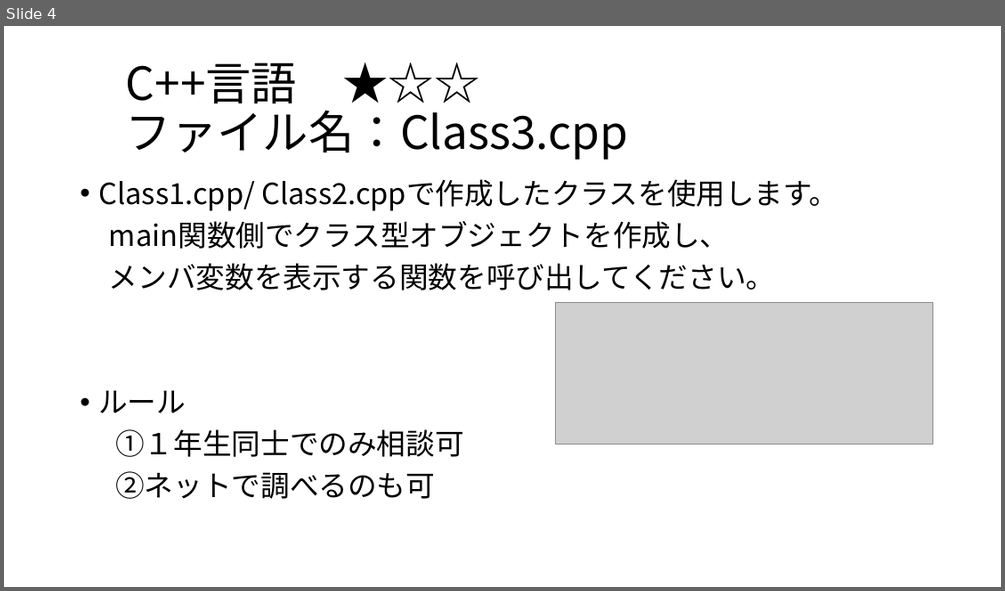
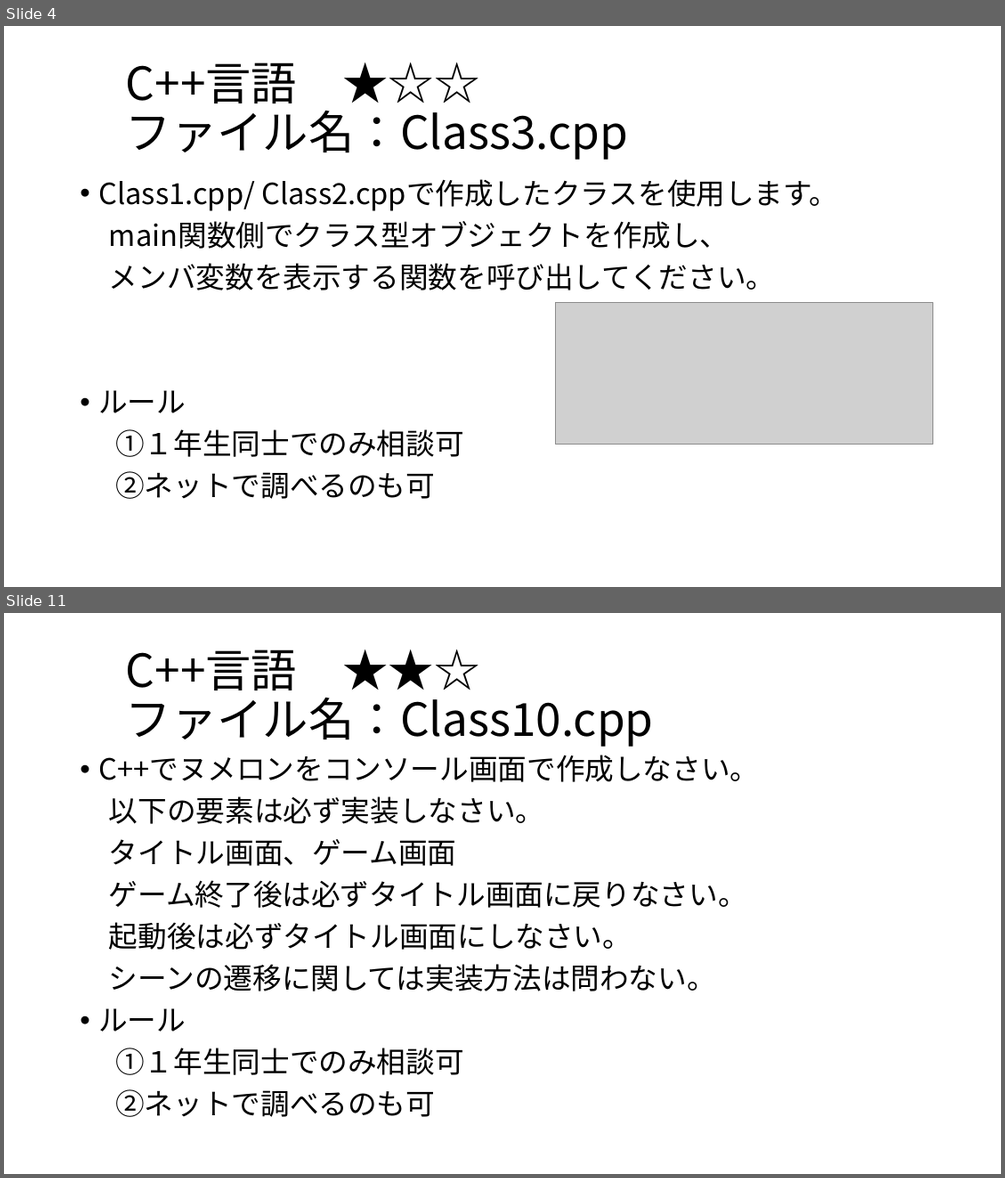
Before and after one commit to SallingProject/Subject, a slide deck: Master/No2.pptx. Shown one above the other, each under a label of ours: slide 4 before the commit, slides 4 and 11 after it; the slides between them are not shown. The pictures are 1005x591 and 1005x1178 pixels, drawn with LibreOffice and Linux fonts; fonts in the diff are those of the drawing; grey boxes stand for pictures. Boxes give left, top, right and bottom in pixels: in the first picture for what was removed or moved away, otherwise in the second. Text is boxed around its words. In the diff, an @@ line names an element or a change of style, - is before the commit and + after.

```diff
--- a/Master/No2.pptx
+++ b/Master/No2.pptx
@@ slide 11 added at (x1=4, y1=613, x2=1001, y2=1174), background #FFFFFF @@
@@ title added at (x1=126, y1=649, x2=654, y2=747), 44 pt, text #000000 @@
+C++言語 ★★☆
+ファイル名：Class10.cpp
@@ text added at (x1=98, y1=755, x2=759, y2=1117), 28 pt, text #000000 @@
+• C++でヌメロンをコンソール画面で作成しなさい。
+以下の要素は必ず実装しなさい。
+タイトル画面、ゲーム画面
+ゲーム終了後は必ずタイトル画面に戻りなさい。
+起動後は必ずタイトル画面にしなさい。
+シーンの遷移に関しては実装方法は問わない。
+• ルール
+①１年生同士でのみ相談可
+②ネットで調べるのも可
```
Also in this commit, not shown: 6 other slides added, 1 slide removed.
